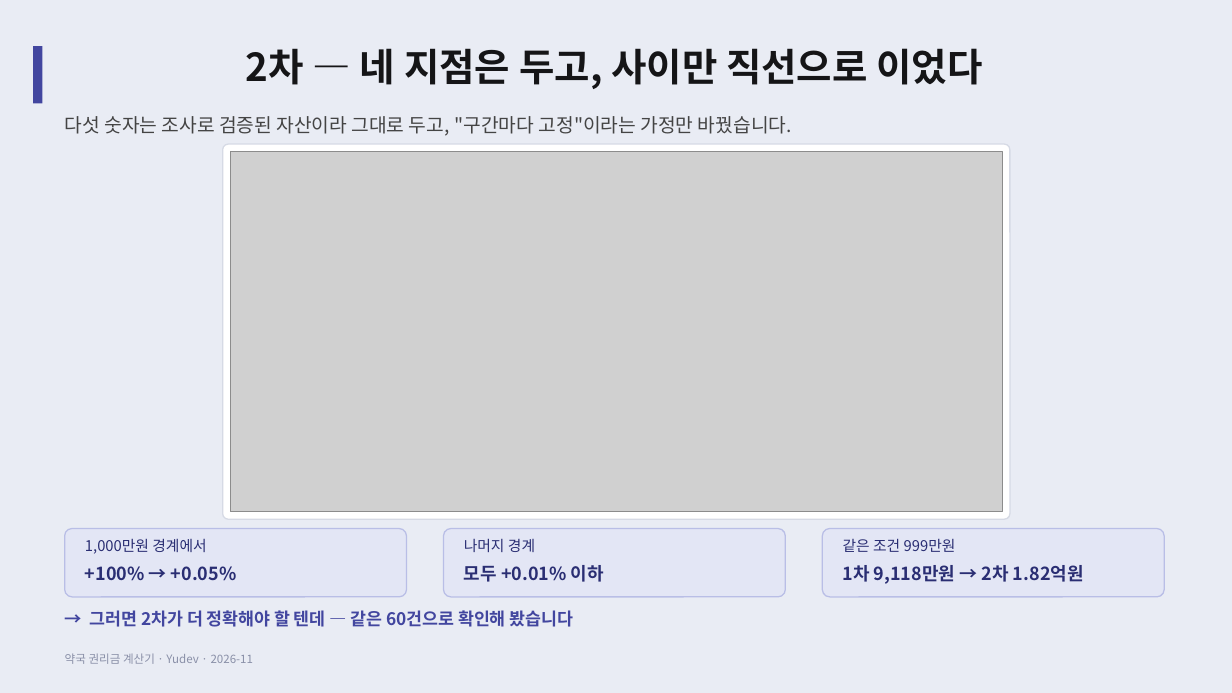
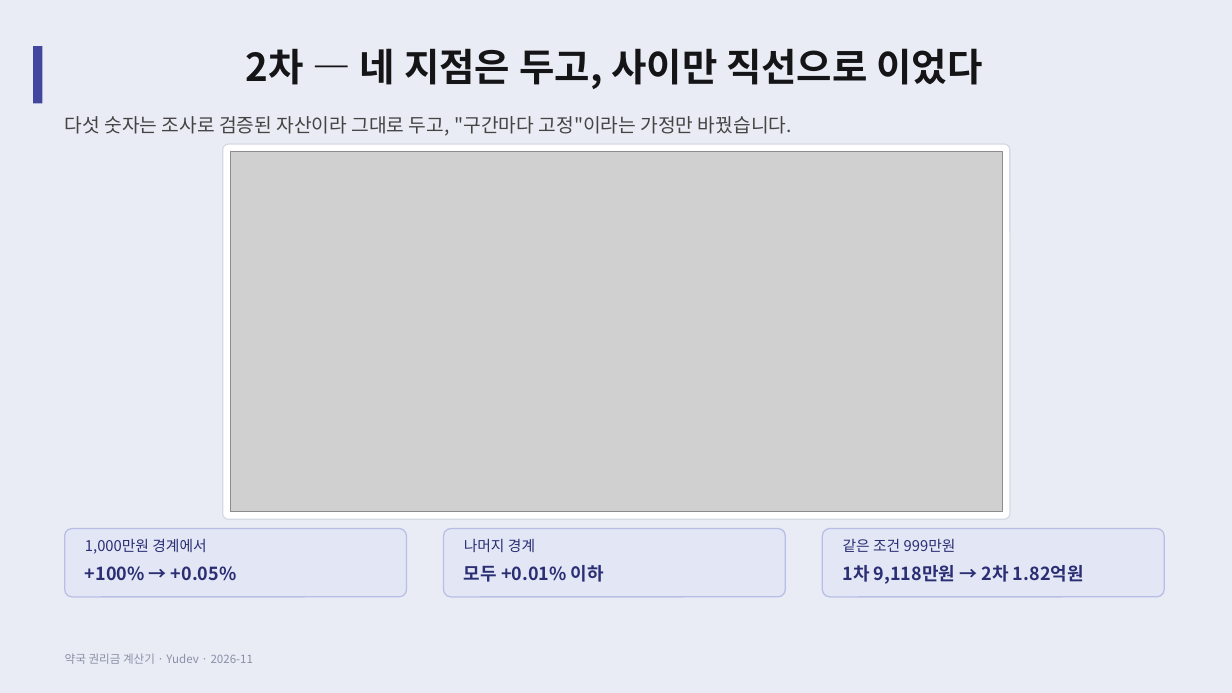
Before and after one commit to YUSEONCHUN/calculating, a slide deck: slide 14 of doc/slides/권리금계산기_프로젝트.pptx. Drawn at 1232x693 pixels with LibreOffice and Linux fonts; fonts in the diff are those of the drawing; grey boxes stand for pictures. Boxes give left, top, right and bottom in pixels: in the first picture for what was removed or moved away, otherwise in the second. Text is boxed around its words. In the diff, an @@ line names an element or a change of style, - is before the commit and + after.

```diff
--- a/doc/slides/권리금계산기_프로젝트.pptx
+++ b/doc/slides/권리금계산기_프로젝트.pptx
@@ text removed at [90,610,574,627] @@
-→ 그러면 2차가 더 정확해야 할 텐데 — 같은 60건으로 확인해 봤습니다
```
Also in this commit, not shown: 13 other slides changed, 2 other files.
